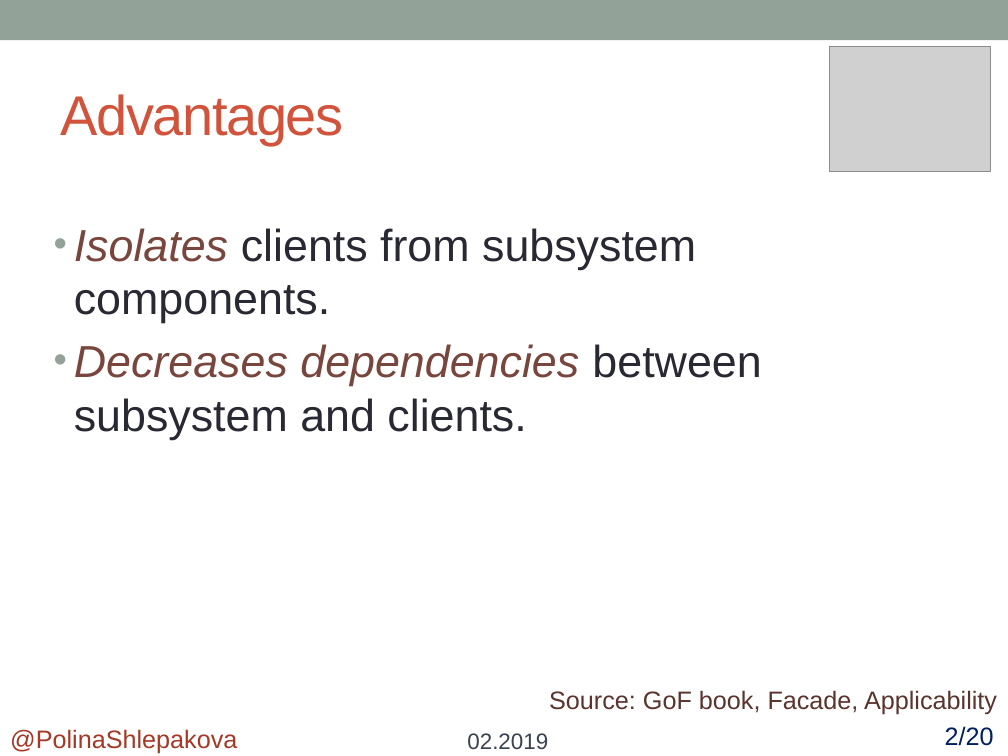
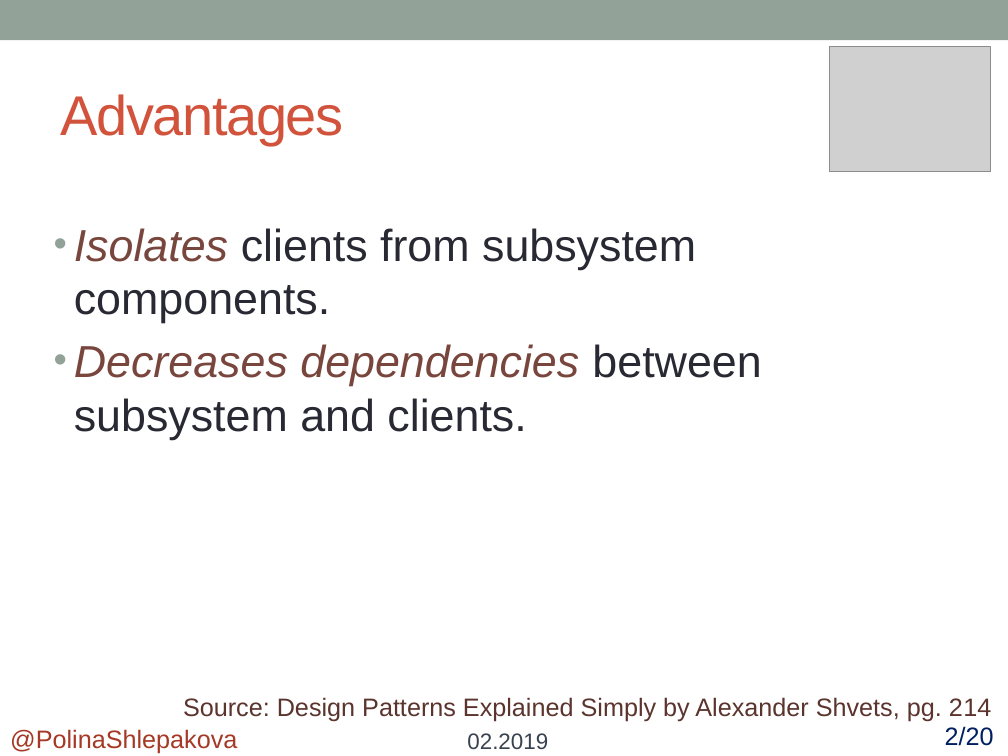
Before and after one commit to polykross/FactoryMethod-Facade, a slide deck: slide 20 of Facade/Presentation/Facade.pptx. Drawn at 1008x756 pixels with LibreOffice and Linux fonts; fonts in the diff are those of the drawing; grey boxes stand for pictures. Boxes give left, top, right and bottom in pixels: in the first picture for what was removed or moved away, otherwise in the second. Text is boxed around its words. In the diff, an @@ line names an element or a change of style, - is before the commit and + after.

```diff
--- a/Facade/Presentation/Facade.pptx
+++ b/Facade/Presentation/Facade.pptx
@@ text added at (183, 697, 992, 722), 18 pt, text #5B352E @@
+Source: Design Patterns Explained Simply by Alexander Shvets, pg. 214
@@ text removed at (549, 690, 997, 715) @@
-Source: GoF book, Facade, Applicability
```
Also in this commit, not shown: 12 other slides changed, 1 other file.
